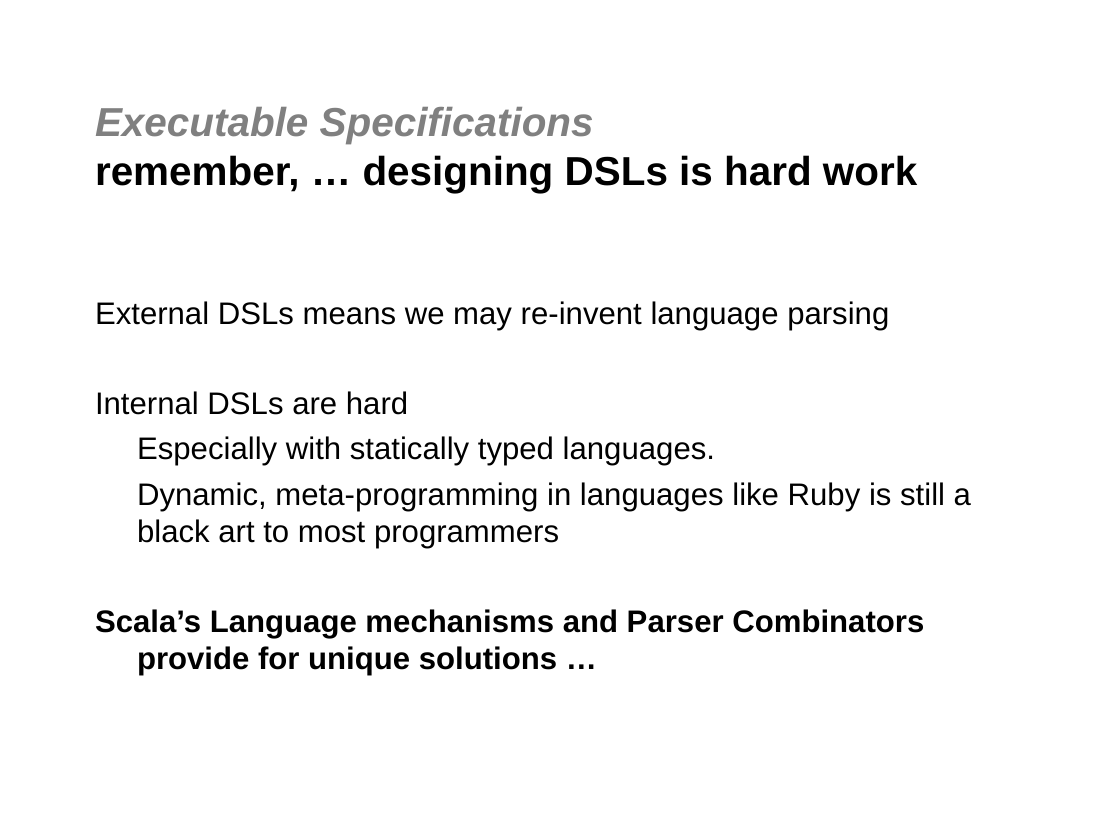
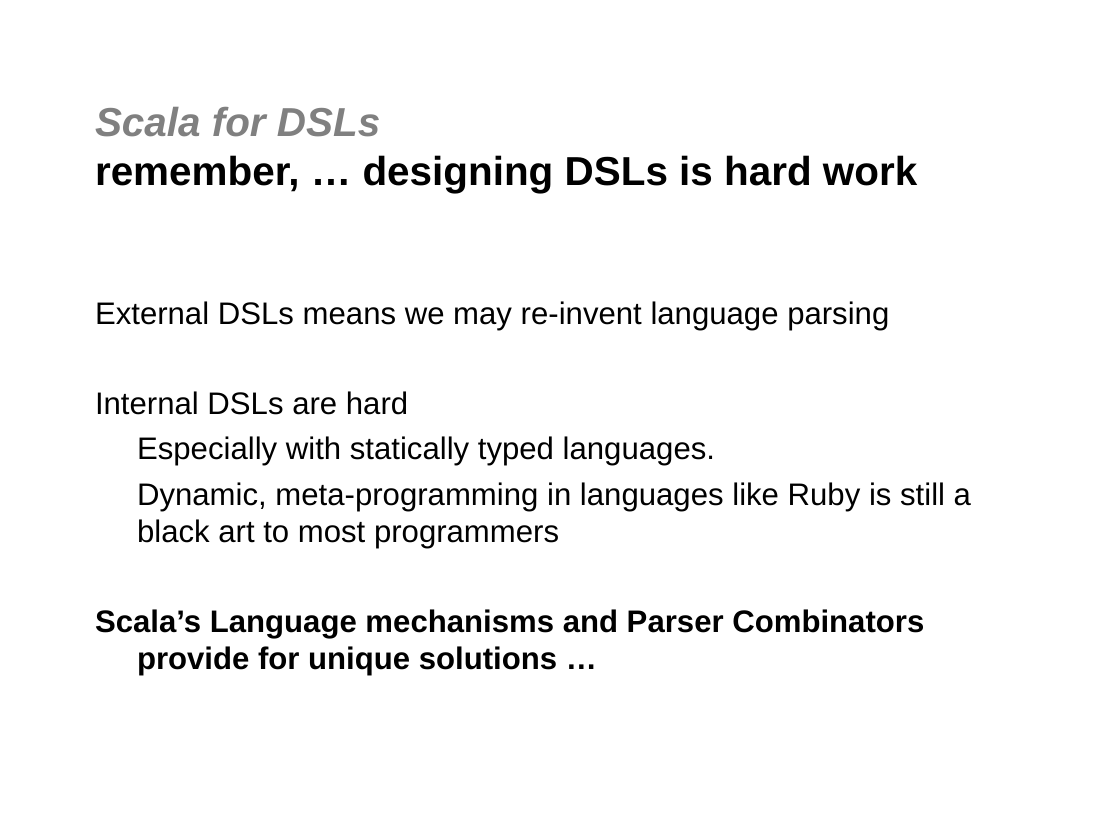
Before and after one commit to jgoodsen/agile2010, a slide deck: slide 4 of 03-scala.ppt (slide 2 before the commit). Drawn at 1120x840 pixels with LibreOffice and Linux fonts; fonts in the diff are those of the drawing; background and template pictures are left out. Boxes give left, top, right and bottom in pixels: in the first picture for what was removed or moved away, otherwise in the second. Text is boxed around its words. In the diff, an @@ line names an element or a change of style, - is before the commit and + after.

```diff
--- a/03-scala.ppt
+++ b/03-scala.ppt
@@ title at bbox=[95, 107, 917, 192]: text changed @@
-Executable Specifications
-remember, … designing DSLs is hard work
+Scala for DSLs
+remember, … designing DSLs is hard work
```
Also in this commit, not shown: 6 other slides changed, 10 slides added, 11 other files.
